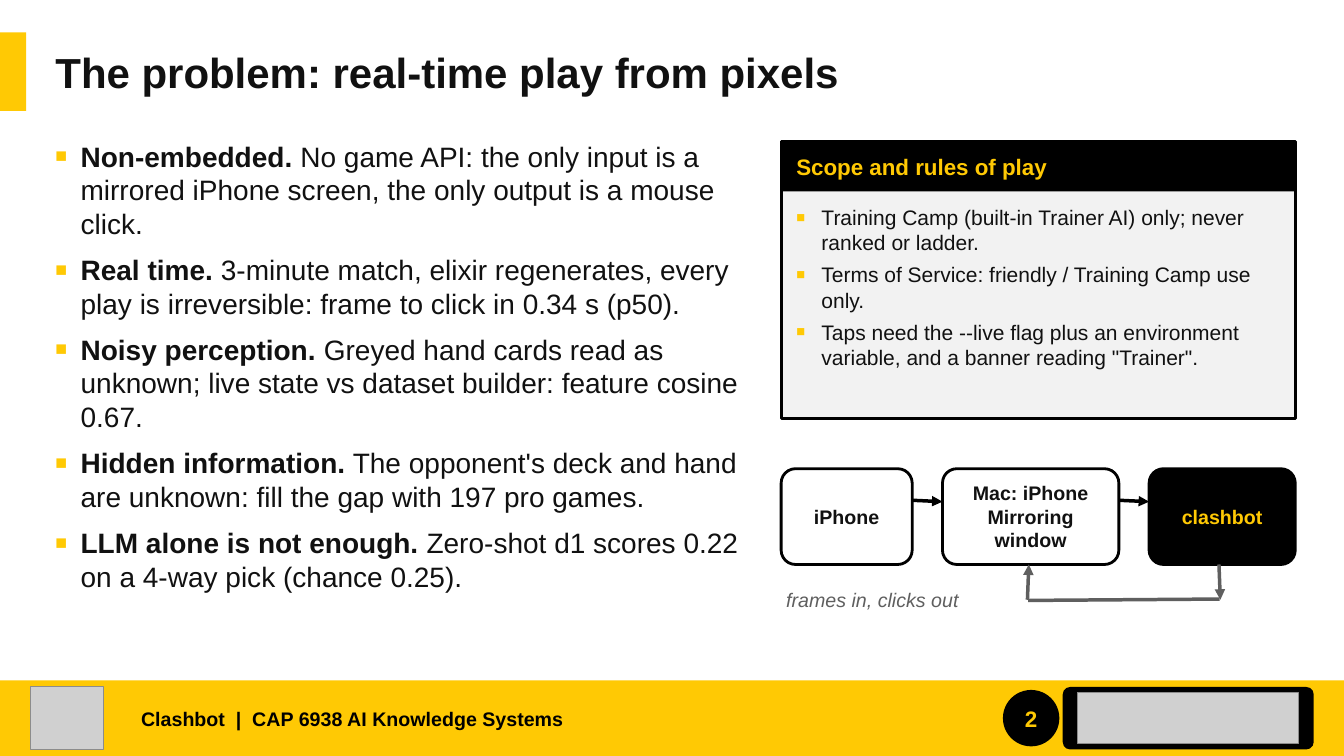
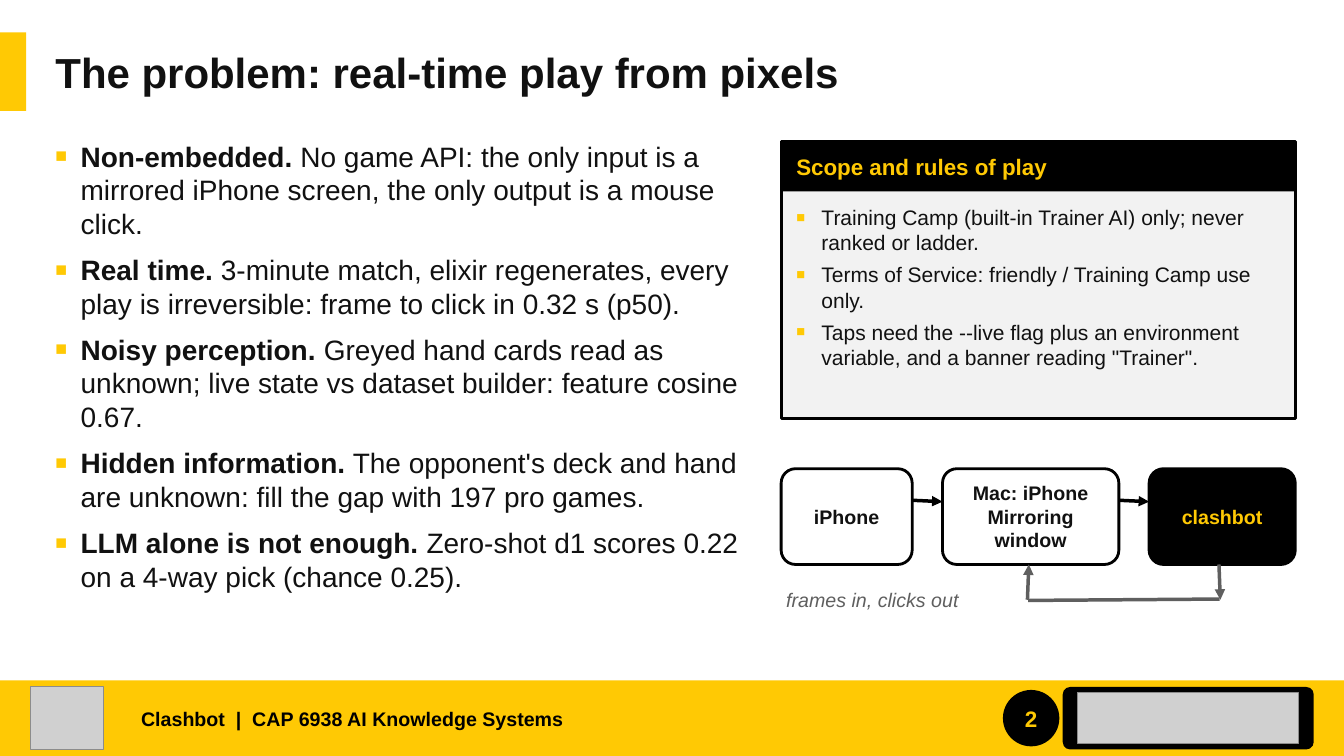
Before and after one commit to JylerTackson/clashBot, a slide deck: slide 2 of docs/report/slides/clashbot_showcase.pptx. Drawn at 1344x756 pixels with LibreOffice and Linux fonts; fonts in the diff are those of the drawing; grey boxes stand for pictures. Boxes give left, top, right and bottom in pixels: in the first picture for what was removed or moved away, otherwise in the second. Text is boxed around its words. In the diff, an @@ line names an element or a change of style, - is before the commit and + after.

```diff
--- a/docs/report/slides/clashbot_showcase.pptx
+++ b/docs/report/slides/clashbot_showcase.pptx
@@ text at <box>81,259,729,319</box>: text changed @@
-■ Real time. 3-minute match, elixir regenerates, every play is irreversible: frame to click in 0.34 s (p50).
+■ Real time. 3-minute match, elixir regenerates, every play is irreversible: frame to click in 0.32 s (p50).
```
Also in this commit, not shown: 4 other slides changed, 1 slide added, 1 slide removed, 4 other files.
